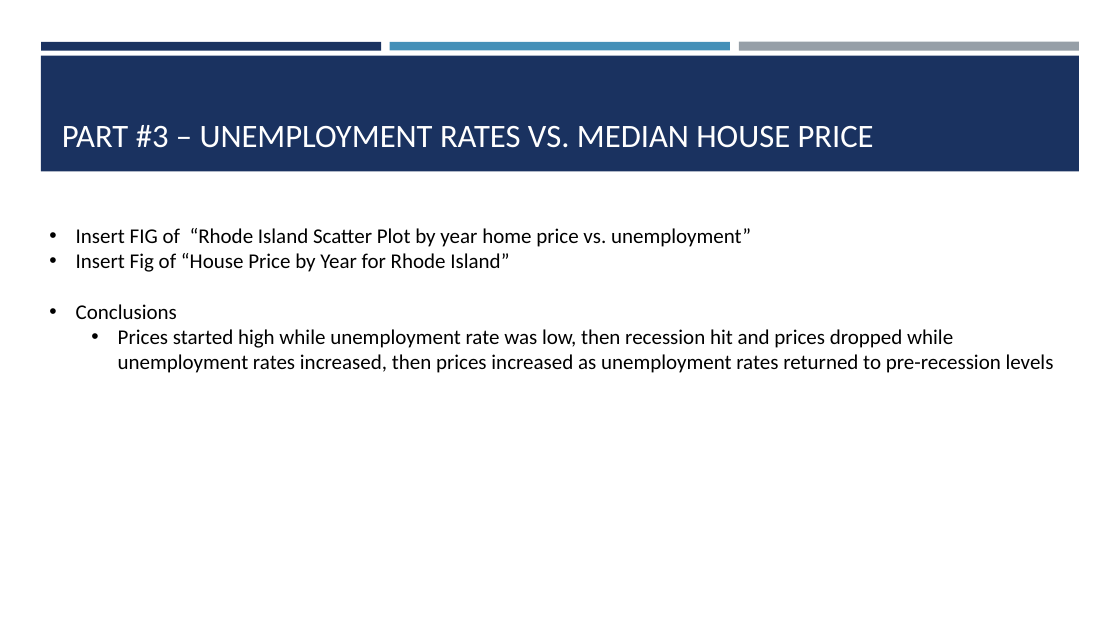
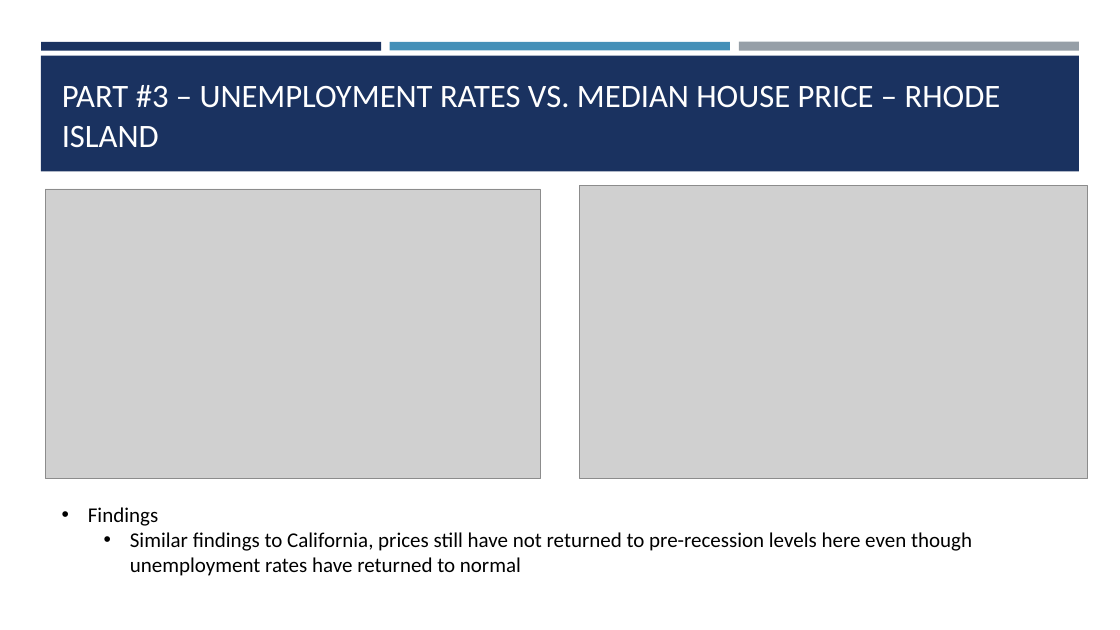
Before and after one commit to shawn-cavalieri/panic_at_the_desktop_project_1, a slide deck: slide 7 of Panic At The Desktop Project 1-.pptx. Drawn at 1120x630 pixels with LibreOffice and Linux fonts; fonts in the diff are those of the drawing; grey boxes stand for pictures. Boxes give left, top, right and bottom in pixels: in the first picture for what was removed or moved away, otherwise in the second. Text is boxed around its words. In the diff, an @@ line names an element or a change of style, - is before the commit and + after.

```diff
--- a/Panic At The Desktop Project 1-.pptx
+++ b/Panic At The Desktop Project 1-.pptx
@@ title at <box>62,85,1001,147</box>: text changed @@
-PART #3 – UNEMPLOYMENT RATES VS. MEDIAN HOUSE PRICE
+PART #3 – UNEMPLOYMENT RATES VS. MEDIAN HOUSE PRICE – RHODE ISLAND
@@ picture added at <box>45,189,540,479</box> @@
@@ picture added at <box>580,186,1087,479</box> @@
@@ text at <box>88,507,972,576</box>: text changed @@
-• Insert FIG of “Rhode Island Scatter Plot by year home price vs. unemployment”
-• Insert Fig of “House Price by Year for Rhode Island”
-• Conclusions
-  • Prices started high while unemployment rate was low, then recession hit and prices dropped while unemployment rates increased, then prices increased as unemployment rates returned to pre-recession levels
+• Findings
+  • Similar findings to California, prices still have not returned to pre-recession levels here even though unemployment rates have returned to normal
```
Also in this commit, not shown: 8 other slides changed, 1 slide added, 1 slide removed.
